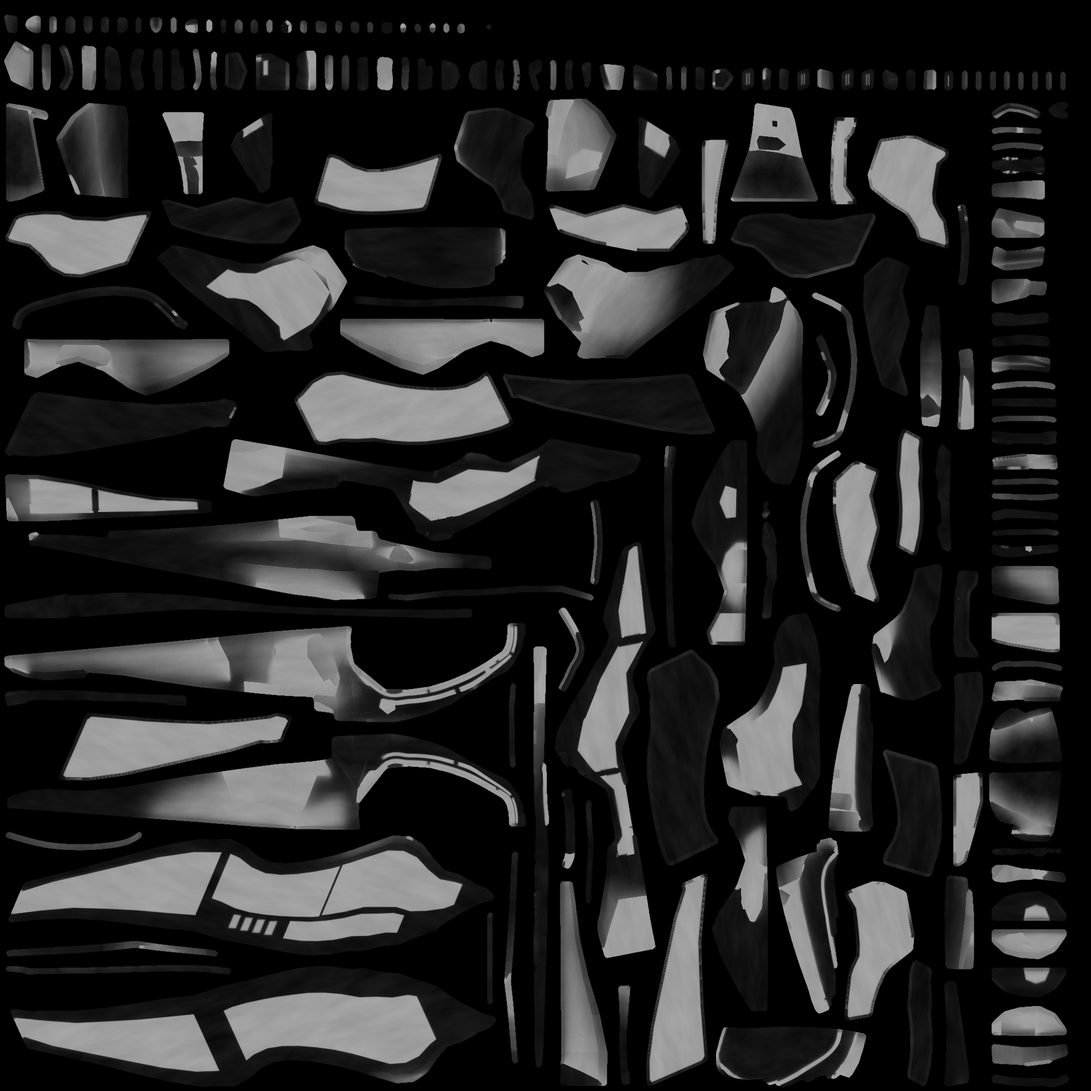
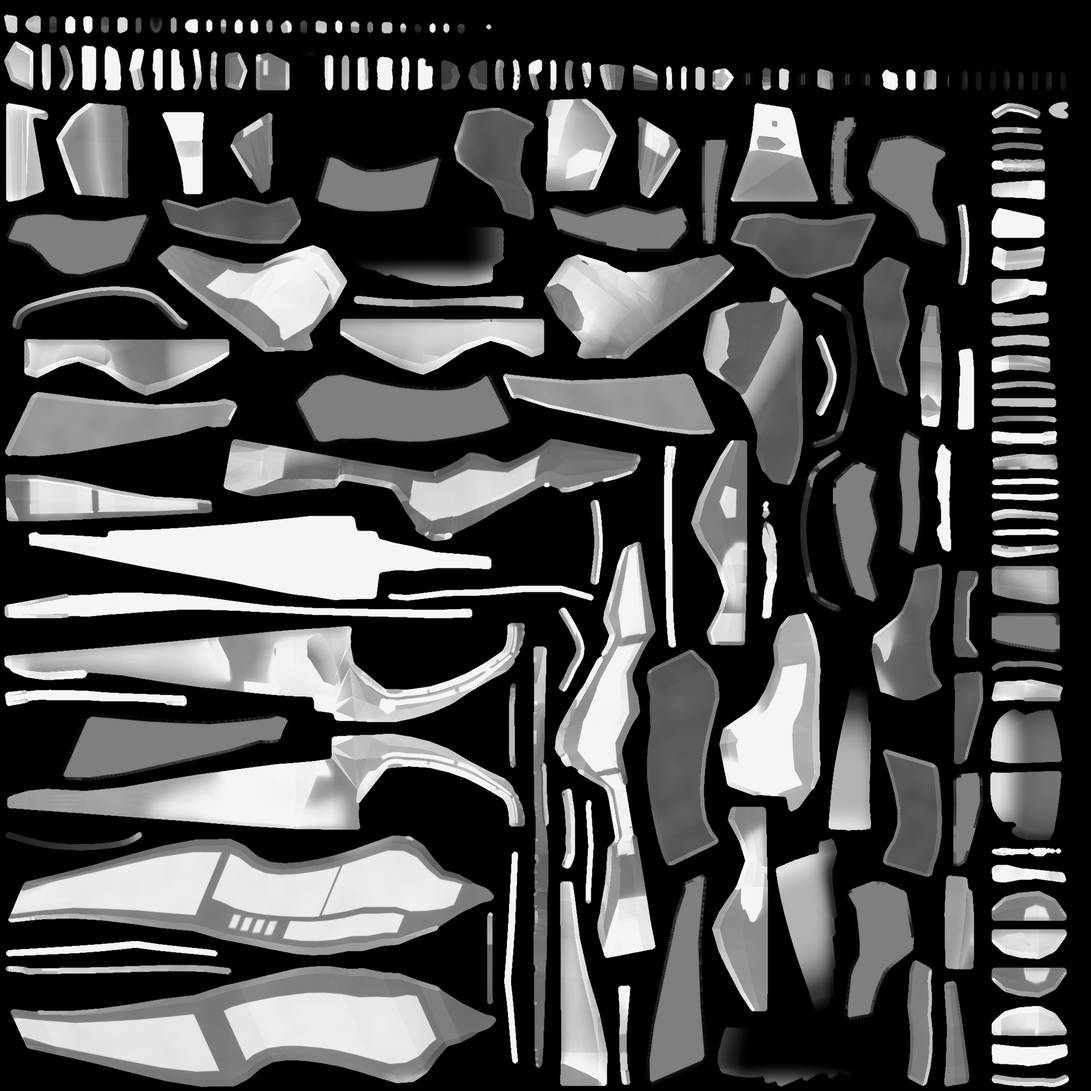
Revision of a layered 1091px x 1091px image; what changed, layer by layer:
painted on "Shadow" over [3, 14, 1070, 1089]
